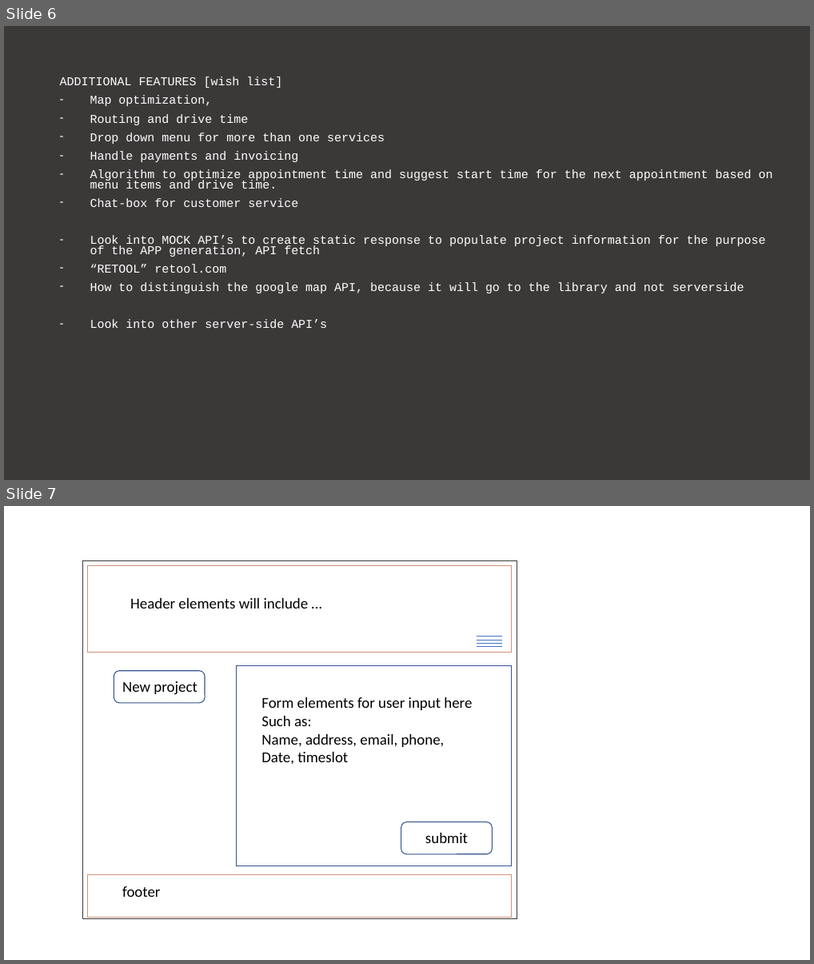
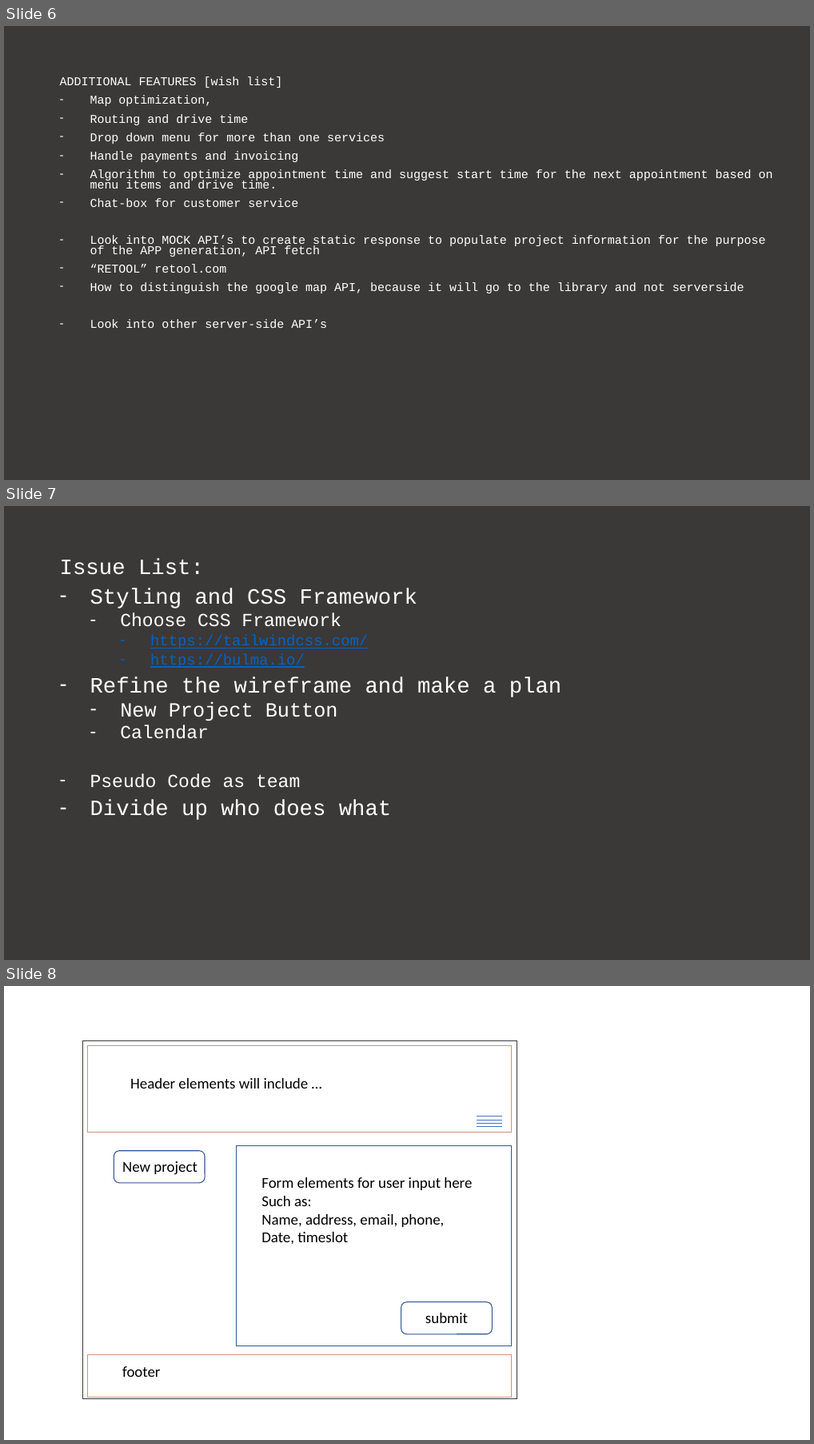
Before and after one commit to dinozio-design/CRM-lite, a slide deck: presentation/CRM - LITE.pptx. Shown one above the other, each under a label of ours: slides 6 and 7 before the commit, slides 6, 7 and 8 after it. The pictures are 814x964 and 814x1444 pixels, drawn with LibreOffice and Linux fonts; fonts in the diff are those of the drawing. Boxes give left, top, right and bottom in pixels: in the first picture for what was removed or moved away, otherwise in the second. Text is boxed around its words. In the diff, an @@ line names an element or a change of style, - is before the commit and + after.

Commit message:
Clean wire frame with flow and display functionality

```diff
--- a/presentation/CRM - LITE.pptx
+++ b/presentation/CRM - LITE.pptx
@@ slide 7 added at bbox=[4, 506, 810, 960], background #3B3838 @@
@@ text added at bbox=[60, 559, 562, 820], 26 pt, text #FFFFFF @@
+Issue List:
+– Styling and CSS Framework
+  – Choose CSS Framework
+    – https://tailwindcss.com/
+    – https://bulma.io/
+– Refine the wireframe and make a plan
+  – New Project Button
+  – Calendar
+– Pseudo Code as team
+– Divide up who does what
@@ what was slide 7 is now slide 8 @@
```
Also in this commit, not shown: 1 slide changed, 3 other slides added, 1 other file.
